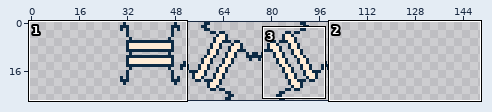
Two states of a pixel-art file, admin/assets/spritesheets/3-bit-small/aseprite/connections.aseprite. The picture above shows the old version from afar; the outline marks the close-up.
Close-up. Before the commit:
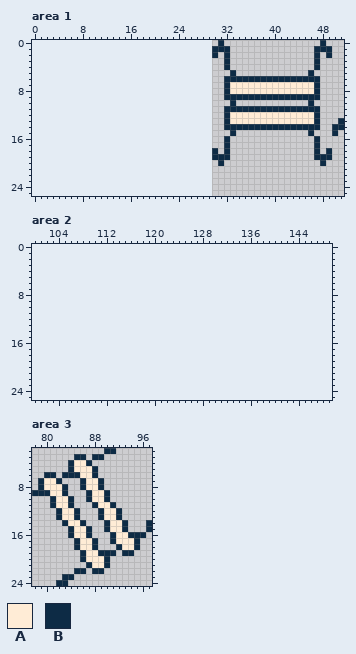
70x26 pixels, 1 frame. Shown: area 1: x 0..51, y 0..25; area 2: x 100..149, y 0..25; area 3: x 78..97, y 2..24. The old version is drawn lined up with the new one, on the new canvas.
Visible layers, top first: "connection-1", "connection-2", "connection-3".
Palette (. is transparent): A #ffecd6  B #0d2b45
Pixels before, area 1, first column x 30:
 0 .B................B...
 1 BBB..............BBB..
 2 B.B..............B.B..
 3 ..B..............B....
 4 ..B..............B....
 5 ...B............B.....
 6 ..BBBBBBBBBBBBBBBB....
 7 ..BAAAAAAAAAAAAAAB....
 8 ..BAAAAAAAAAAAAAAB....
 9 ..BBBBBBBBBBBBBBBB....
10 ...B............B.....
11 ..BBBBBBBBBBBBBBBB....
12 ..BAAAAAAAAAAAAAAB....
13 ..BAAAAAAAAAAAAAAB...B
14 ..BBBBBBBBBBBBBBBB..BB
15 ...B............B...B.
16 ..B..............B....
17 ..B..............B....
18 B.B..............B.B..
19 BBB..............BBB..
20 .B................B...
Pixels before, area 3, first column x 78:
 2 ............BB......
 3 .......BB.BB........
 4 ......BAAB..........
 5 ......BAAAB.........
 6 ..BB.BBBAAB.........
 7 .BAAB...BAAB........
 8 .BAAAB..BAAB........
 9 BBBAAB...BAAB.......
10 ...BAAB..BAAB.......
11 ...BAAB...BAAB......
12 ....BAAB...BAAB.....
13 ....BAAB...BAAB.....
14 .....BAAB...BAAB...B
15 ......BAAB..BAAB...B
16 ......BAAB...BAABBB.
17 .......BAAB..BAAAB..
18 .......BAAB...BAAB..
19 ........BAABBB.BB...
20 ........BAAAB.......
21 .........BAAB.......
22 .......BB.BB........
23 .....BB.............
24 ....BB..............
And afterwards:
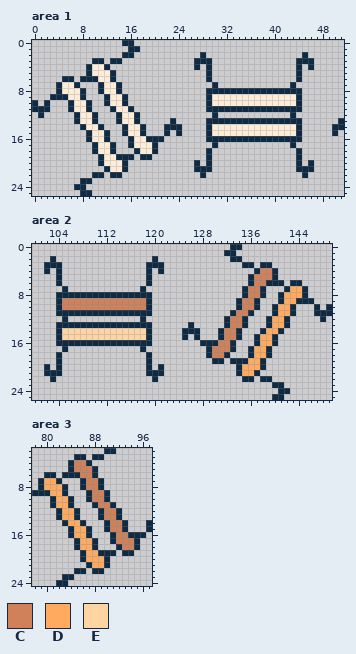
Colours new in this view: C #d08159  D #ffaa5e  E #ffd4a3
Changes in this commit:
canvas 70x26 -> 150x26, the old top-left corner now at 30,0
Changed rows in their new state; - is an unchanged pixel.
Area 1:
first column x 0:
 0 ---------------BB--------------.----------------.-
 1 ----------------BB------------...--------------...
 2 ---------------BB-----------B-.-.------------B-.-.
 3 ----------BB-BB------------BBB--.-----------BBB.--
 4 ---------BAAB--------------B-B--.-----------B-B.--
 5 ---------BAAAB---------------B---.----------B-.---
 6 -----BB-BBBAAB---------------B--............-...--
 7 ----BAAB---BAAB---------------B-...........B....--
 8 ----BAAAB--BAAB--------------BBB-BBBBBBBBBBBB...--
 9 ---BBBAAB---BAAB-------------BAAAAAAAAAAAAAA-...--
10 B-B---BAAB--BAAB-------------BAAAAAAAAAAAAAAB-.---
11 BBB---BAAB---BAAB------------BBB-------------...--
12 -B-----BAAB---BAAB------------B-...........B....--
13 -------BAAB---BAAB-----B-----BBB-BBBBBBBBBBBB...--
14 --------BAAB---BAAB---BBB----BAAAAAAAAAAAAAA-...--
15 ---------BAAB--BAAB---B-B----BAAAAAAAAAAAAAAB-.---
16 ---------BAAB---BAABBB-------BBB-BBBBBBBBBBBB--.--
17 ----------BAAB--BAAAB---------B-.----------B---.--
18 ----------BAAB---BAAB--------B.-.-----------B--.-.
19 -----------BAABBB-BB---------B...-----------B--...
20 -----------BAAAB-----------B-B-.------------B-B-.-
21 ------------BAAB-----------BBB--------------BBB---
22 ----------BB-BB-------------B----------------B----
23 --------BB----------------------------------------
24 -------BB-----------------------------------------
25 --------BB----------------------------------------
Area 2:
first column x 102:
 0 -------------------------------BB---------------
 1 ------------------------------BB----------------
 2 -B----------------B------------BB---------------
 3 BBB--------------BBB-------------BB-BB----------
 4 B-B--------------B-B---------------BCCB---------
 5 --B--------------B----------------BCCCB---------
 6 --B--------------B----------------BCCBBB-BB-----
 7 ---B------------B----------------BCCB---BDDB----
 8 --BBBBBBBBBBBBBBBB---------------BCCB--BDDDB----
 9 --BCCCCCCCCCCCCCCB--------------BCCB---BDDBBB---
10 --BCCCCCCCCCCCCCCB--------------BCCB--BDDB---B-B
11 --BBBBBBBBBBBBBBBB-------------BCCB---BDDB---BBB
12 ---B------------B-------------BCCB---BDDB-----B-
13 --BBBBBBBBBBBBBBBB------B-----BCCB---BDDB-------
14 --BEEEEEEEEEEEEEEB-----BBB---BCCB---BDDB--------
15 --BEEEEEEEEEEEEEEB-----B-B---BCCB--BDDB---------
16 --BBBBBBBBBBBBBBBB--------BBBCCB---BDDB---------
17 ---B------------B----------BCCCB--BDDB----------
18 --B--------------B---------BCCB---BDDB----------
19 --B--------------B----------BB-BBBDDB-----------
20 B-B--------------B-B------------BDDDB-----------
21 BBB--------------BBB------------BDDB------------
22 -B----------------B--------------BB-BB----------
23 --------------------------------------BB--------
24 ---------------------------------------BB-------
25 --------------------------------------BB--------
Area 3:
first column x 80:
 4 -----CC--------
 5 -----CCC-------
 6 ------CC-------
 7 DD-----CC------
 8 DDD----CC------
 9 -DD-----CC-----
10 --DD----CC-----
11 --DD-----CC----
12 ---DD-----CC---
13 ---DD-----CC---
14 ----DD-----CC--
15 -----DD----CC--
16 -----DD-----CC-
17 ------DD----CCC
18 ------DD-----CC
19 -------DD------
20 -------DDD-----
21 --------DD-----
Pixel boxes of the changes (left, top, right, bottom) in both close-ups:
changed: (32, 40, 332, 196)
added: (44, 244, 332, 400)
changed: (44, 460, 134, 568)
